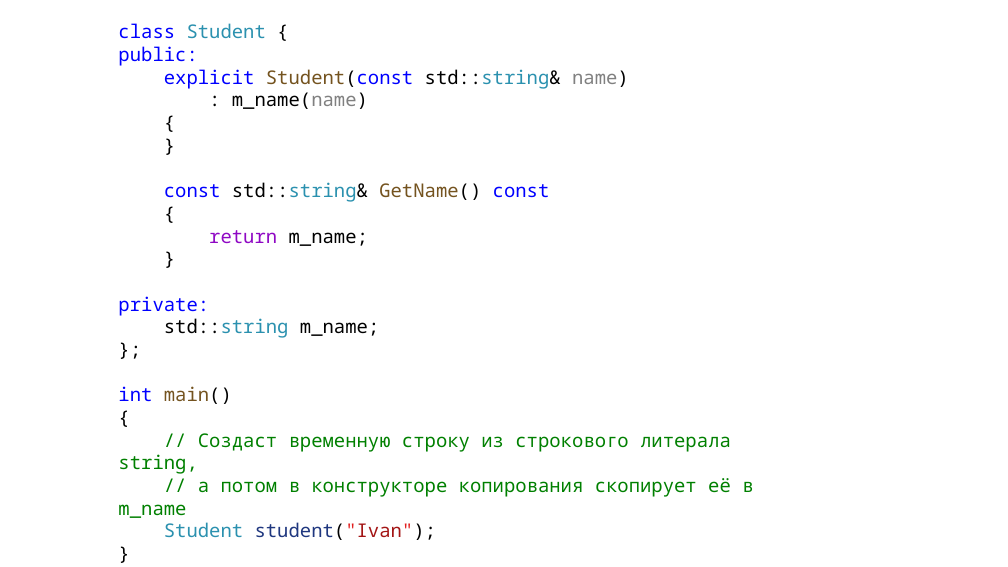
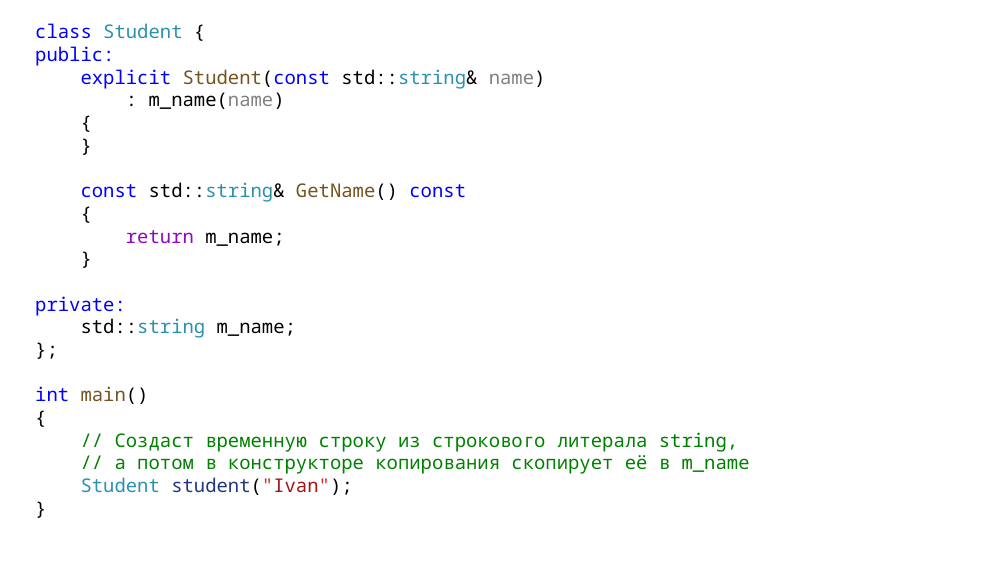
Before and after one commit to alexey-malov/oop, a slide deck: slide 130 of lectures/02/Основы ООП.pptx. Drawn at 1008x567 pixels with LibreOffice and Linux fonts; fonts in the diff are those of the drawing. Boxes give left, top, right and bottom in pixels: in the first picture for what was removed or moved away, otherwise in the second. Text is boxed around its words. In the diff, an @@ line names an element or a change of style, - is before the commit and + after.

```diff
--- a/lectures/02/Основы ООП.pptx
+++ b/lectures/02/Основы ООП.pptx
@@ text "class Student {" rewrapped from (118, 23, 753, 540) to (35, 23, 750, 495) @@
```
Also in this commit, not shown: 13 other slides changed, 11 slides added, 11 slides removed.
